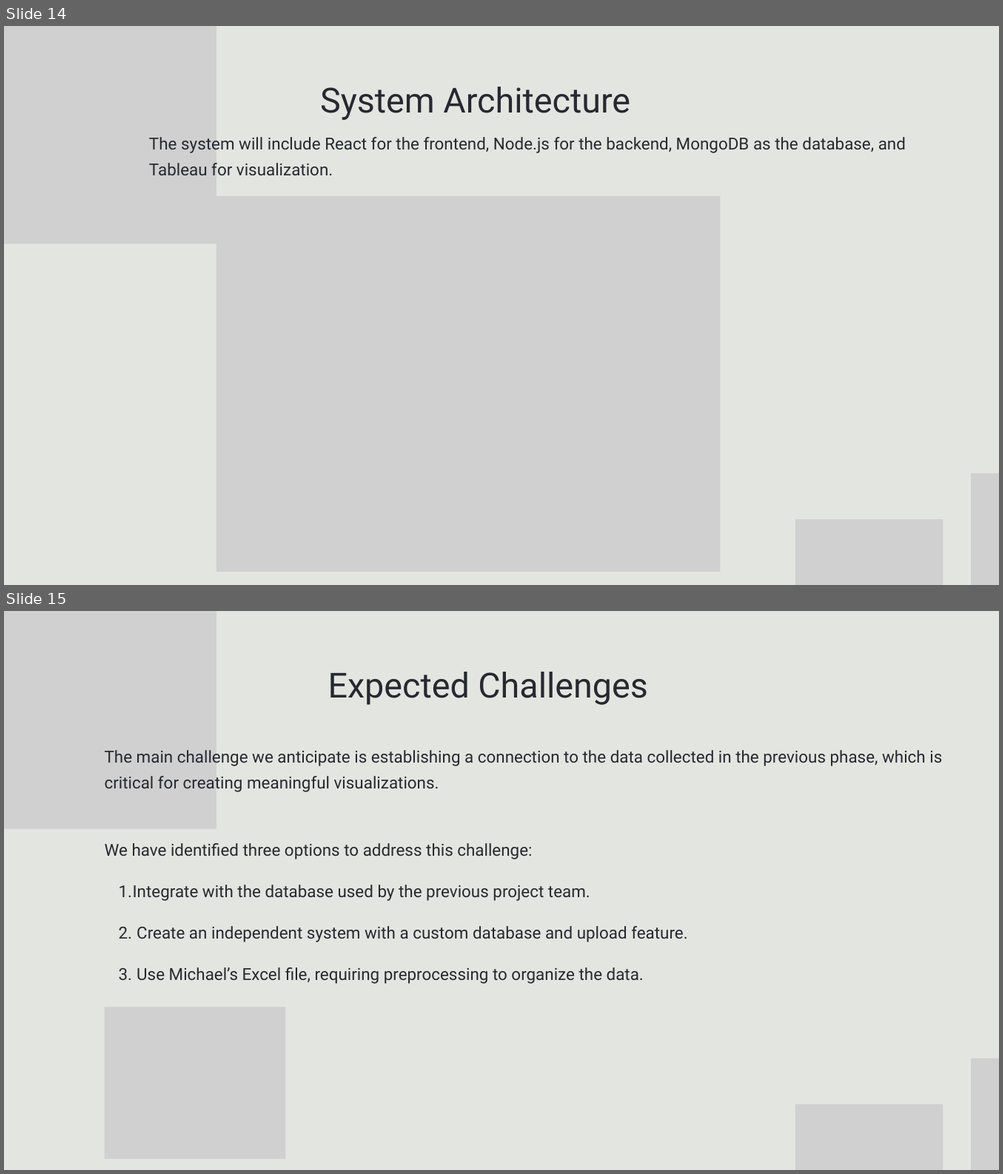
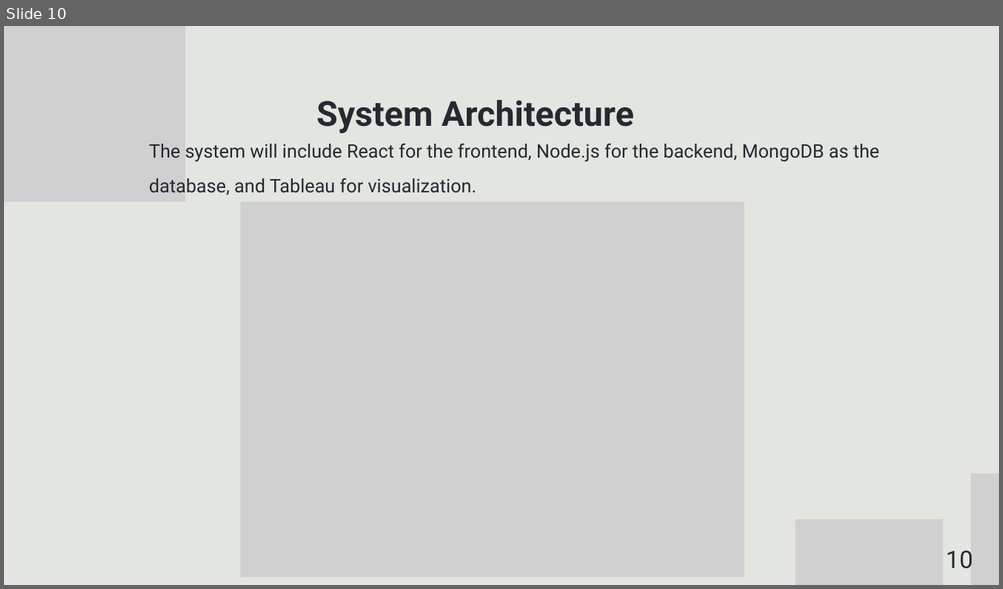
Before and after one commit to OmerFatal/FinalProject_Parkinson-s_Visualization, a slide deck: Capstone Project Phase 1 -Presentation.pptx. Shown one above the other, each under a label of ours: slides 14 and 15 before the commit, slide 10 after it. The pictures are 1003x1174 and 1003x589 pixels, drawn with LibreOffice and Linux fonts; fonts in the diff are those of the drawing; grey boxes stand for pictures. Boxes give left, top, right and bottom in pixels: in the first picture for what was removed or moved away, otherwise in the second. Text is boxed around its words. In the diff, an @@ line names an element or a change of style, - is before the commit and + after.

Commit message:
Updated Final Project Parkinson Omer Tanya

```diff
--- a/Capstone Project Phase 1 -Presentation.pptx
+++ b/Capstone Project Phase 1 -Presentation.pptx
@@ slide 15 removed at (4, 611, 999, 1170), background #E3E6E0 @@
@@ picture removed at (4, 611, 216, 829) @@
@@ text removed at (328, 672, 648, 705) @@
-Expected Challenges
@@ text removed at (105, 750, 942, 984) @@
-The main challenge we anticipate is establishing a connection to the data collected in the previous phase, which is critical for creating meaningful visualizations.
-We have identified three options to address this challenge:
-  1. Integrate with the database used by the previous project team.
-  2. Create an independent system with a custom database and upload feature.
-  3. Use Michael’s Excel file, requiring preprocessing to organize the data.
@@ picture removed at (105, 1008, 285, 1159) @@
@@ picture removed at (970, 1059, 999, 1170) @@
@@ picture removed at (794, 1105, 942, 1170) @@
@@ what was slide 14 is now slide 10 @@
@@ slide 10 changed as well @@
@@ picture: place and size @@
-picture at (4, 26, 216, 244)
+picture at (4, 26, 185, 202)
@@ text "System Architecture": place and size @@
-text "System Architecture" at (320, 87, 630, 120)
+text "System Architecture" at (316, 100, 634, 133)
@@ text "System Architecture" at (316, 100, 634, 133): bold on; line spacing 100pt to 2 @@
@@ text "The system will include React ..." at (149, 144, 879, 195): size 24 to 27 pt; line spacing 37.2pt to 1.55 @@
@@ picture: place and size @@
-picture at (216, 196, 720, 573)
+picture at (240, 202, 744, 578)
@@ text added at (945, 551, 973, 569), 35 pt, text #252930 @@
+10
```
Also in this commit, not shown: 15 other slides changed, 4 slides added.
